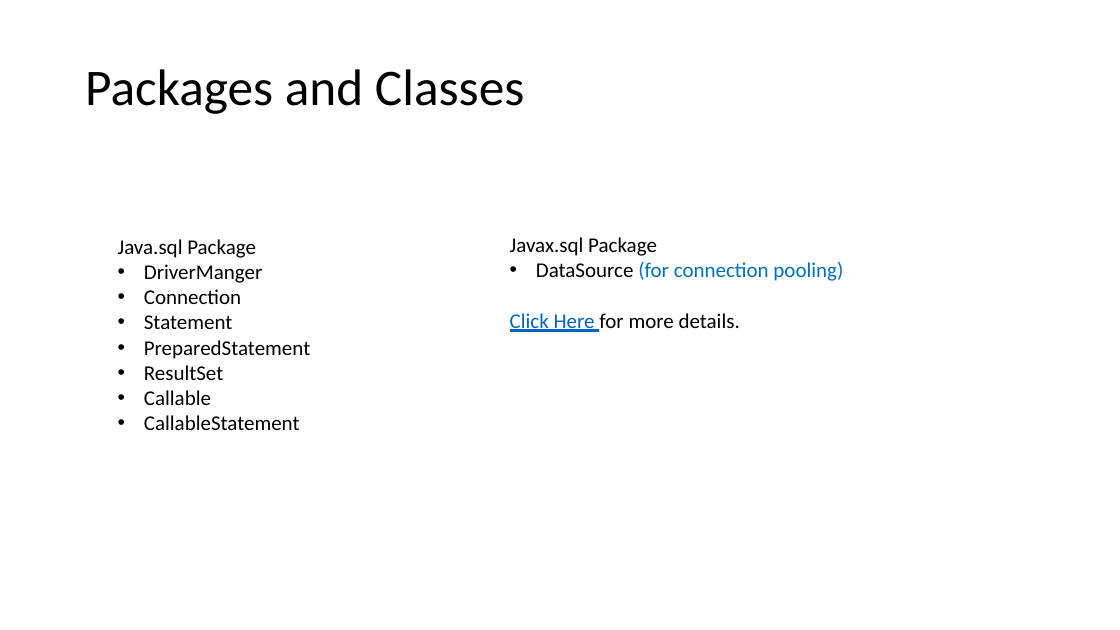
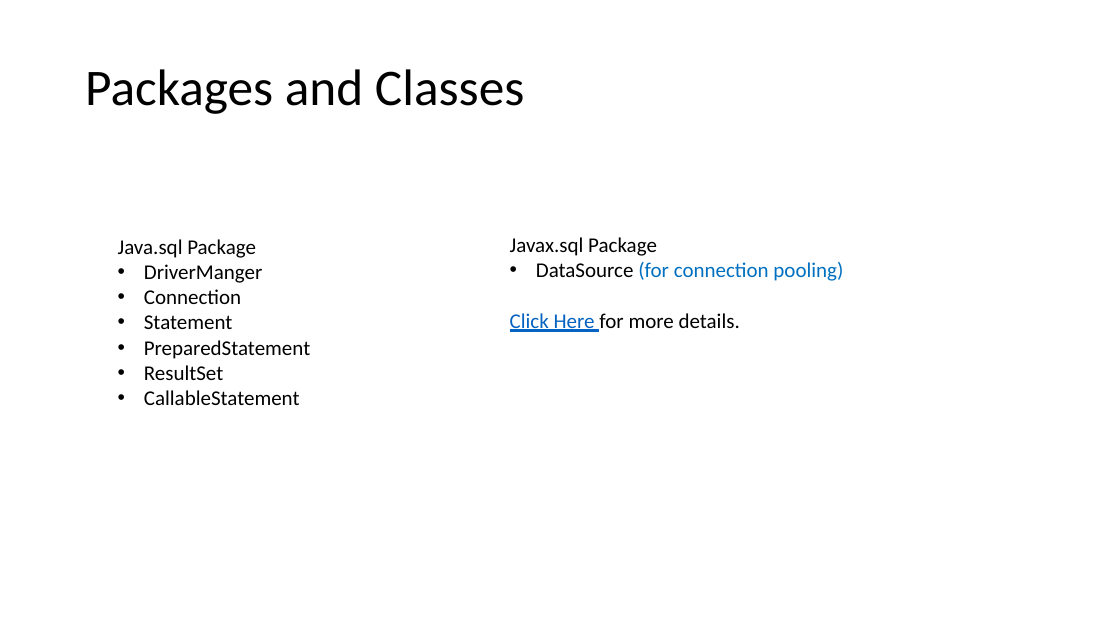
Before and after one commit to psp2108/JDBC_demo, a slide deck: slide 16 of JDBC_PPT/JDBC.pptx. Drawn at 1120x630 pixels with LibreOffice and Linux fonts; fonts in the diff are those of the drawing. Boxes give left, top, right and bottom in pixels: in the first picture for what was removed or moved away, otherwise in the second. Text is boxed around its words. In the diff, an @@ line names an element or a change of style, - is before the commit and + after.

```diff
--- a/JDBC_PPT/JDBC.pptx
+++ b/JDBC_PPT/JDBC.pptx
@@ text at <box>144,390,211,405</box>: paragraph removed @@
-• Callable
```
Also in this commit, not shown: 11 other slides changed, 4 slides added, 3 slides removed.
